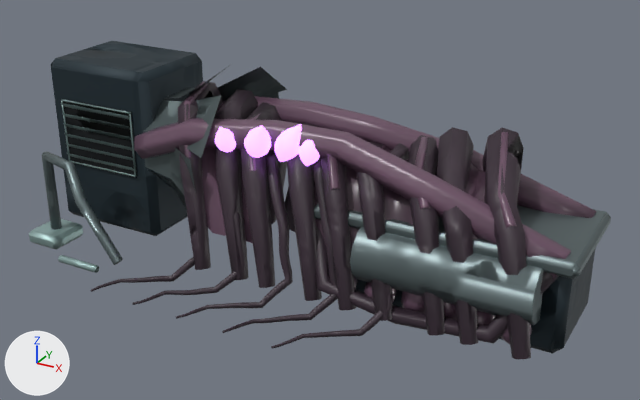
Renders of the glTF model public/assets/inc13/workshop/duct.glb from each side of a commit.
Camera for both pictures: a camera (50 mm lens) standing at (4.17, -7.12, 4.34) and looking at (0.34, -0.15, 0.85). Every picture has the same lights, and +X, +Y and +Z are marked at lower left. The first picture is the older version. Where no turn or scale is listed for an object, it has been applied to the vertices. Vertices at exactly the same position are counted once.

Names of what the first picture shows: 'swallowed-workbay--e9-body', 'swallowed-workbay--e9-dark', 'swallowed-workbay--e9-trim', 'swallowed-workbay--p11-bio-violet', 'swallowed-workbay--p11-flesh', 'swallowed-workbay--p11-growth', 'swallowed-workbay--p11-steel'.
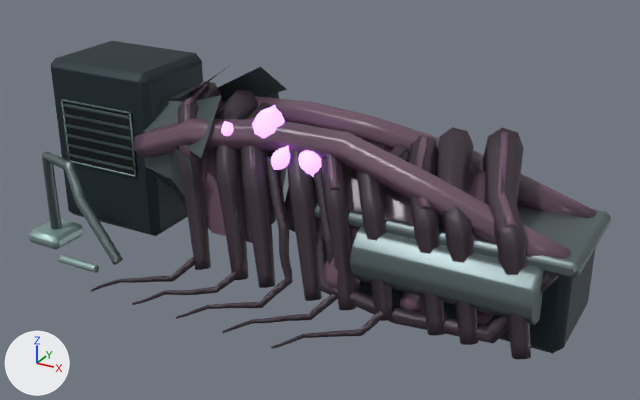
What differs and where, as boxes (x1, y1, x2, y2) in the pictures (640 x 400 px; the box of a moved part takes in the faces that stretch with it):
'swallowed-workbay--p11-bio-violet', reshaped (70% taller)
    before: (215, 124, 320, 166)
    after: (221, 105, 322, 177)
part 1 of me_lantern_blister_001, moved or reshaped
    before: (215, 127, 236, 153)
    after: (221, 121, 234, 136)
part 2 of me_lantern_blister_001, moved or reshaped
    before: (244, 125, 271, 158)
    after: (252, 105, 285, 138)
part 3 of me_lantern_blister_001, moved or reshaped
    before: (274, 124, 302, 162)
    after: (271, 145, 290, 170)
part 4 of me_lantern_blister_001, moved or reshaped
    before: (299, 139, 320, 166)
    after: (298, 150, 322, 177)
part 5 of me_egg_under_carriage_001, surface changed
    before: (182, 84, 571, 344)
    after: (182, 84, 571, 325)
part 6 of me_benchtop_001, surface changed
    both: (42, 82, 577, 325)

The change in detail:
me_lantern_blister_001 is used by ob_swallowed_workbay__p11_bio_violet; location (0.0, 0.0, 0.0).
me_lantern_blister_001 had 284 vertices, 552 faces and spanned x -0.587..0.48, y -0.635..-0.28, z 1.312..1.694.
me_lantern_blister_001 now has 284 vertices, 552 faces and spans x -0.551..0.495, y -0.618..-0.177, z 1.184..1.846.
me_lantern_blister_001 part 1: the loose piece of 71 vertices spanning x -0.587..-0.373, y -0.634..-0.425, z 1.314..1.615 is scaled about its middle by 0.667, then moved by (0.0, 0.053, 0.082).
me_lantern_blister_001 part 2: the loose piece of 71 vertices spanning x -0.264..0.004, y -0.635..-0.381, z 1.312..1.688 is scaled about its middle by 1.24, then moved by (0.017, 0.173, 0.113).
me_lantern_blister_001 part 3: the loose piece of 71 vertices spanning x 0.022..0.295, y -0.549..-0.296, z 1.312..1.694 is scaled about its middle by 0.659, then moved by (-0.027, -0.111, -0.117).
me_lantern_blister_001 part 4: the loose piece of 71 vertices spanning x 0.258..0.48, y -0.497..-0.28, z 1.314..1.627 is scaled about its middle by 1.12, then moved by (0.001, -0.009, -0.111).
me_egg_under_carriage_001 is used by ob_swallowed_workbay__p11_flesh; location (0.0, 0.0, 0.0).
me_egg_under_carriage_001 had 750 vertices, 1352 faces and spanned x -1.72..2.84, y -0.77..0.59, z 0.09..1.72.
me_egg_under_carriage_001 now has 750 vertices, 1352 faces and spans x -1.72..2.84, y -0.81..0.59, z 0.11..1.72.
me_egg_under_carriage_001 part 5: texture (UV) coordinates of 1258 of 1352 faces, centred in x -1.7..2.81, y -0.77..0.55, z 0.1..1.7, changed; they spanned u 0.01..0.99, v 0.01..0.99 and now span u 0.01..0.99, v 0.01..0.99.
Edits to the shape of me_egg_under_carriage_001 do not show in these pictures.
me_benchtop_001 has 160 vertices, 244 faces and spans x -2.66..2.95, y -1.19..1.0, z 0.1..1.95.
me_benchtop_001 is used by ob_swallowed_workbay__p11_steel; location (0.0, 0.0, 0.0).
me_benchtop_001 part 6: texture (UV) coordinates of 224 of 244 faces, centred in x -2.65..2.95, y -1.18..0.86, z 0.1..1.81, changed; they spanned u 0.01..0.99, v 0.01..0.99 and now span u 0.01..0.98, v 0.09..0.98.
